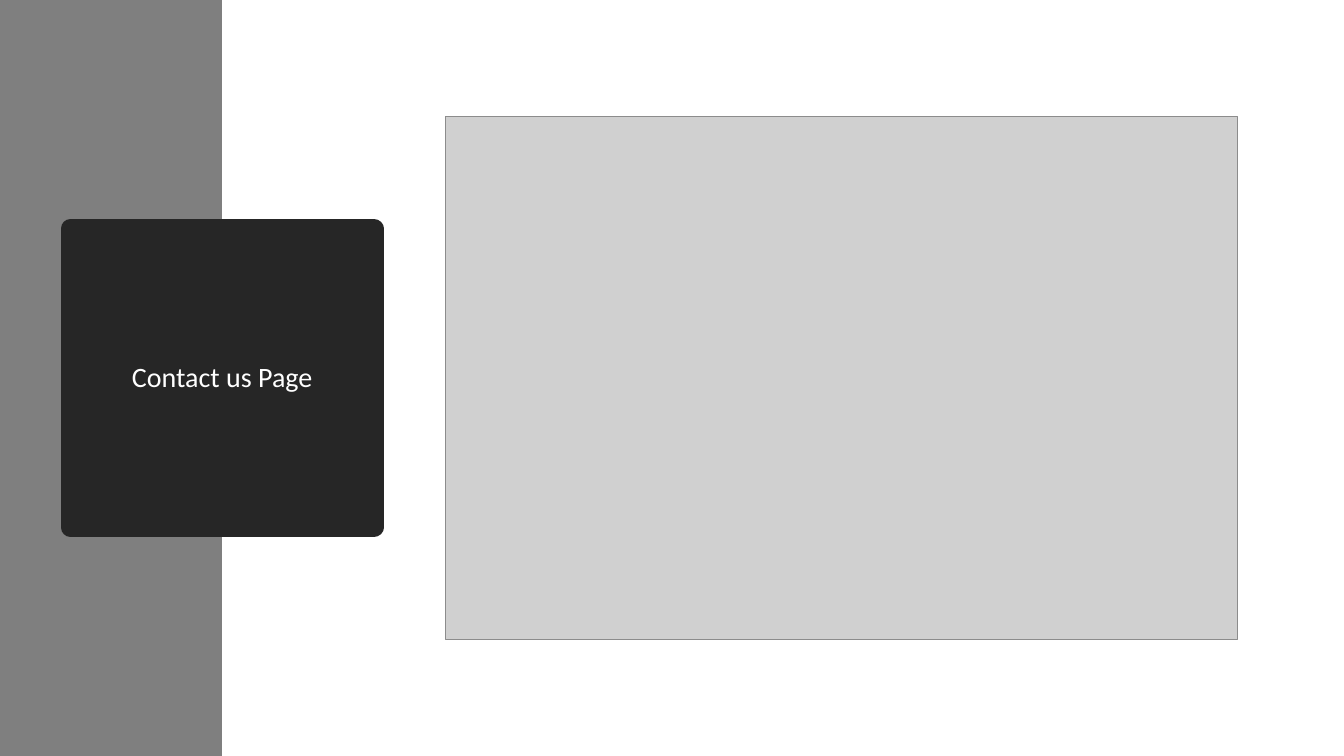
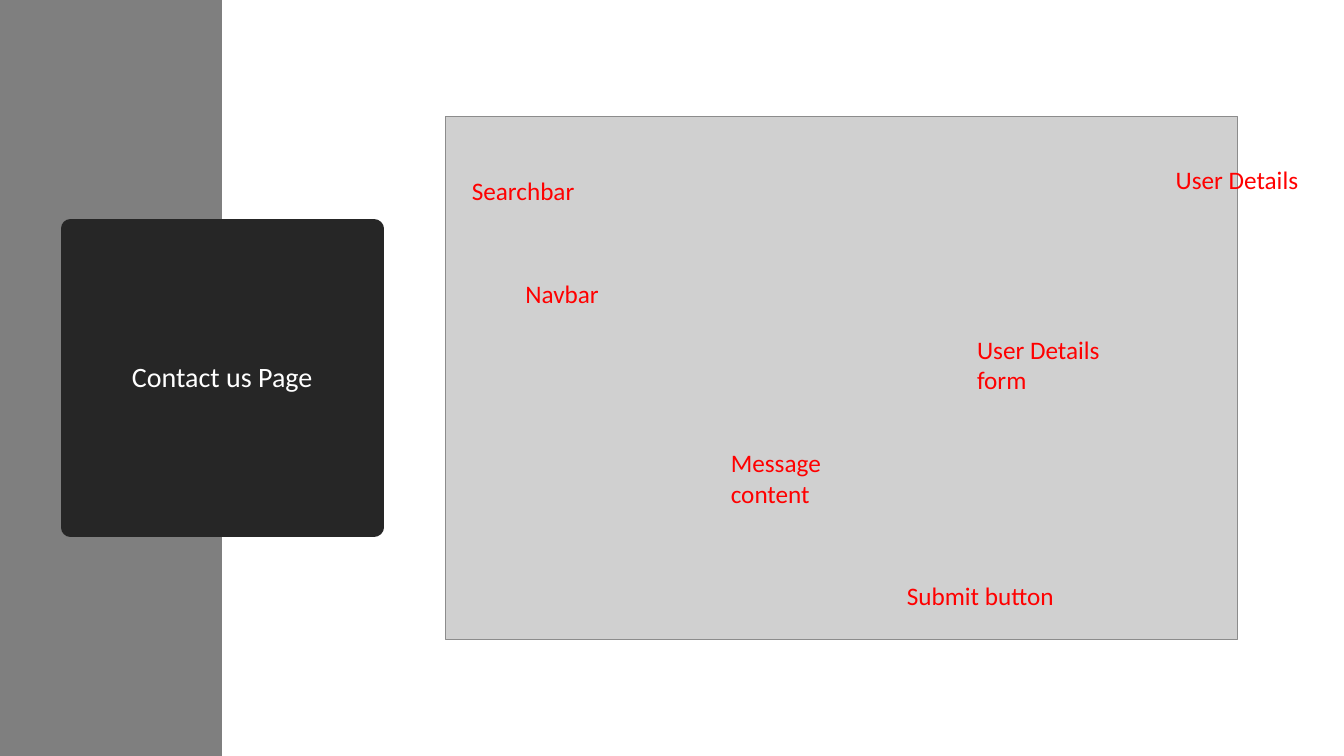
Before and after one commit to jason20194/marketplace, a slide deck: slide 13 of market_slide.pptx. Drawn at 1344x756 pixels with LibreOffice and Linux fonts; fonts in the diff are those of the drawing; grey boxes stand for pictures. Boxes give left, top, right and bottom in pixels: in the first picture for what was removed or moved away, otherwise in the second. Text is boxed around its words. In the diff, an @@ line names an element or a change of style, - is before the commit and + after.

```diff
--- a/market_slide.pptx
+++ b/market_slide.pptx
@@ text added at (1176, 168, 1298, 195), 18 pt, text #FF0000 @@
+User Details
@@ text added at (472, 182, 574, 200), 18 pt, text #FF0000 @@
+Searchbar
@@ text added at (525, 285, 598, 303), 18 pt, text #FF0000 @@
+Navbar
@@ text added at (977, 341, 1099, 389), 18 pt, text #FF0000 @@
+User Details form
@@ text added at (731, 456, 821, 503), 18 pt, text #FF0000 @@
+Message content
@@ text added at (907, 587, 1054, 605), 18 pt, text #FF0000 @@
+Submit button
```
Also in this commit, not shown: 4 other slides changed, 3 slides added, 2 slides removed.
